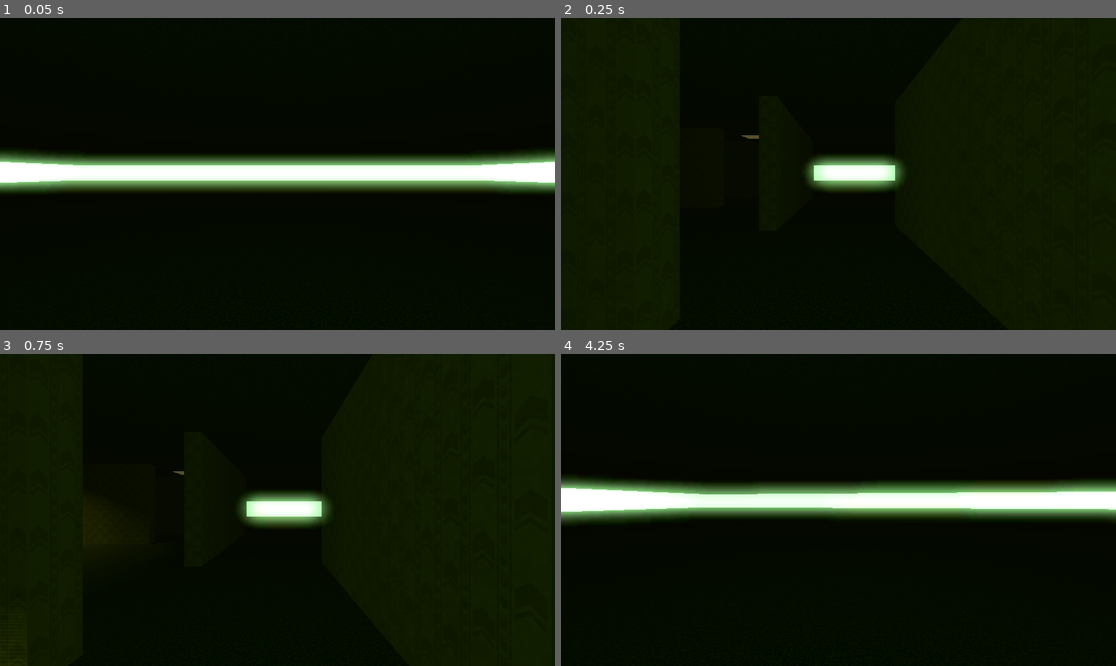
Above: before the commit, frames 1-4 (two rows, left to right).
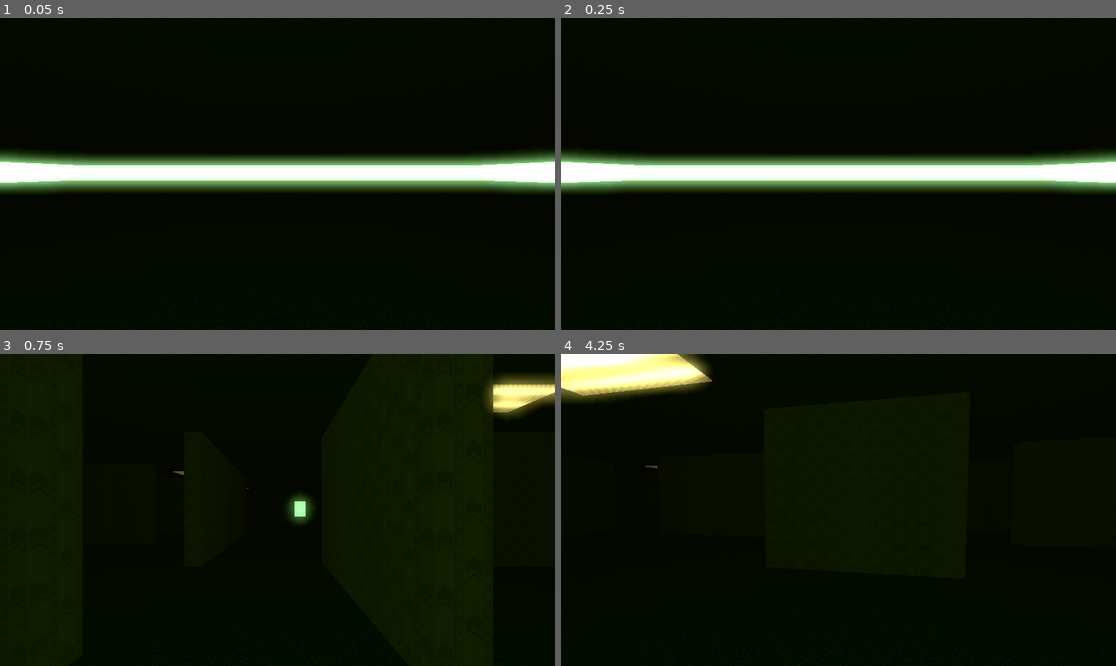
Above: after the commit, the same moments.

Repository: zodywoolsey/backrooms
Game: Godot game, scene res://procedural/backrooms/main.tscn
Two runs of this game, one before a commit and one after it. Both use one fixed random seed, a clock stepped at 60 frames per second and the inputs below.
Inputs (mouse positions are in pixels of both pictures, inside the frame that each line leads up to):
- Up to frame 1 (0.05 s): no input
- Up to frame 2 (0.25 s): no input
- Up to frame 3 (0.75 s): tap Enter (ui_accept) at 0.5 s; move the mouse to (399, 494) at 0.52 s; hold D (right) from 0.53 s (still down); click (399, 494) at 0.67 s
- Up to frame 4 (4.25 s): tap Space (jump) at 0.77, 1.52, 3.02, 3.77 s; move the mouse to (810, 510) at 1.27 s; release D (right) at 1.28 s; hold W (forward) from 1.28 s (still down); move the mouse to (849, 503) at 2.02 s; move the mouse to (832, 516) at 2.77 s; move the mouse to (877, 513) at 3.52 s

Frame 1 is identical in both runs. In frame 2, 9.9% of the frame differs, in the area x 0-100%, y 37-56%; in frame 3, 3.1%; in frame 4, 15%, in the area x 0-100%, y 0-55%.

Commit message:
upd

Diff:
--- a/procedural/backrooms/ceiling_light.tscn
+++ b/procedural/backrooms/ceiling_light.tscn
@@ -2,11 +2,11 @@
 
 [ext_resource type="Material" uid="uid://dlx7vuy17b6wg" path="res://procedural/assets/flourescent lights.tres" id="1_umk1q"]
 
-[sub_resource type="PlaneMesh" id="PlaneMesh_xen5u"]
+[sub_resource type="PlaneMesh" id="PlaneMesh_wggqg"]
 material = ExtResource("1_umk1q")
 size = Vector2(1, 3)
 
-[sub_resource type="GDScript" id="GDScript_kbi5m"]
+[sub_resource type="GDScript" id="GDScript_l7gtl"]
 script/source = "extends SpotLight3D
 
 var player
@@ -23,7 +23,7 @@
 				hide()
 			else:
 				show()
-			if global_position.distance_to(player.global_position) < 20:
+			if global_position.distance_to(player.global_position) < 30:
 				shadow_enabled = true
 			else:
 				shadow_enabled = false
@@ -46,4 +46,4 @@
 shadow_enabled = true
 spot_range = 19.817
 spot_angle = 74.4251
-script = SubResource("GDScript_kbi5m")
+script = SubResource("GDScript_l7gtl")
--- a/procedural/backrooms/scripts/procedural.gd
+++ b/procedural/backrooms/scripts/procedural.gd
@@ -13,7 +13,7 @@
 var toDelete = []
 var toAdd = []
 
-var size = 10
+var size = 20
 var noiseScale
 var timer = 0
 var noise :FastNoiseLite
@@ -97,6 +97,8 @@
 						if randf() > .8:
 							tmpr = 4
 #					print(tmpr)
+					if tmpr > 5:
+						tmpr = 5
 					var tmppart : Node3D = parts[tmpr].instantiate()
 					var tmppartposition = Vector3((x+offsetx),0,(y+offsety))
 					var tmppartname = "{0},{1}".format([tmppartposition.x,tmppartposition.z])
Not shown: 1 places in procedural/backrooms/ceiling_light.tscn that only renumber resources
